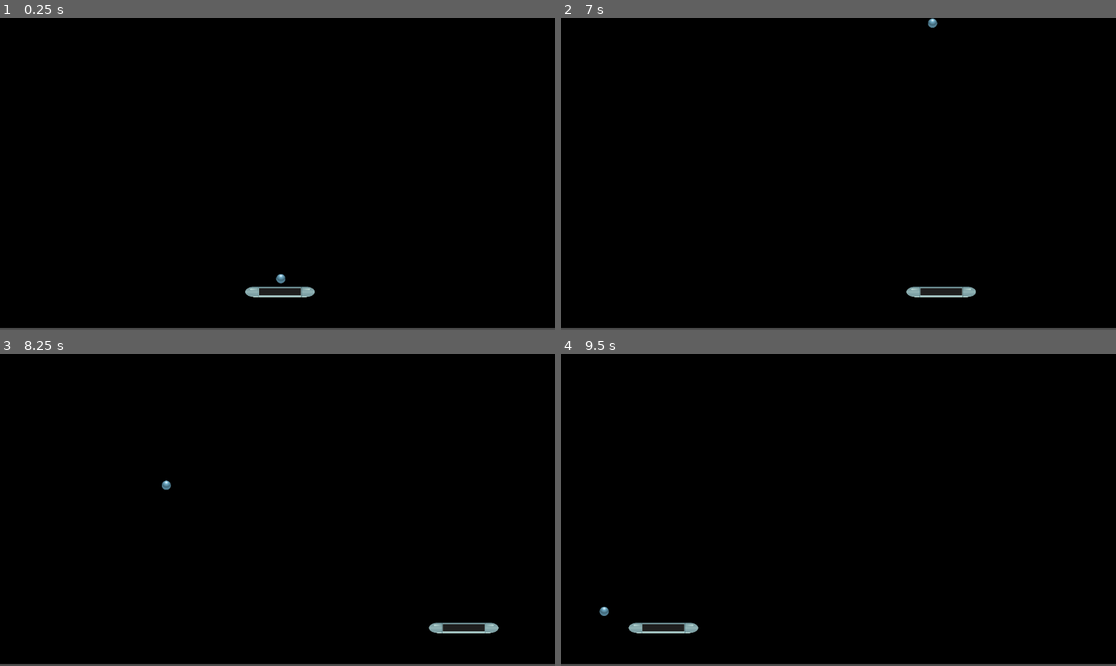
Above: before the commit, frames 1-4 (two rows, left to right).
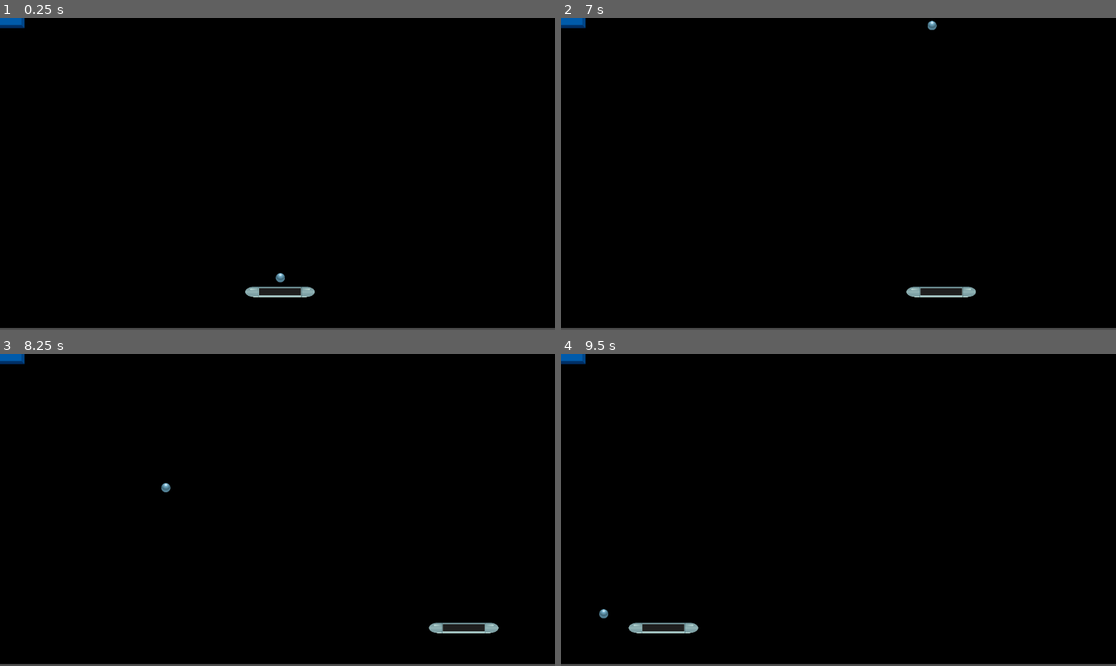
Above: after the commit, the same moments.

Repository: LMem001/Breakout
Game: Godot game, scene res://Scenes/breakout.tscn
The game is run twice, just before and just after one commit, with the same random seed, the same clock (stepped at 60 frames per second) and the same inputs.
Inputs:
- Up to frame 1 (0.25 s): no input
- Up to frame 2 (7 s): tap Enter at 0.5 s; hold Right (move_right) 0.53-1.28 s; hold Space (start_game) 0.53-1.28 s; hold Left (move_left) 1.28-2.03 s; tap Space (start_game) every 1.5 s from 1.35 to 5.85 s; hold Space (start_game) 2.03-2.78 s; hold Right (move_right) 2.03-3.53 s; hold Space (start_game) 3.53-4.28 s; hold Left (move_left) 3.53-5.78 s; hold Space (start_game) 5.03-5.78 s; hold Right (move_right) from 5.78 s (still down); hold Space (start_game) from 6.53 s (still down)
- Up to frame 3 (8.25 s): release Space (start_game) at 7.28 s; tap Space (start_game) at 7.35 s; release Right (move_right) at 8.03 s; hold Left (move_left) from 8.03 s (still down); hold Space (start_game) from 8.03 s (still down)
- Up to frame 4 (9.5 s): keep holding Left (move_left); release Space (start_game) at 8.78 s; tap Space (start_game) at 8.85 s

The runs differ from the first frame. In frame 1, 0.2% of the frame differs, in the area x 0-52%, y 0-86%; in frame 2, 0.2%, in the area x 0-68%, y 0-5%; in frame 3, 0.2%; in frame 4, 0.2%.

Commit message:
added ball anchor and ball reset

Diff:
--- a/Scenes/ball.gd
+++ b/Scenes/ball.gd
@@ -1,49 +1,48 @@
 extends Area2D
 
+@export var Player : NodePath  # Path to the paddle node
+var paddle_node : Node2D
+var ball_anchor : Node2D
 var velocity = Vector2(0, 0)
-var initial_position = Vector2()
 var body_coll
 var x_direction = 230
 var speed = 200
 var lastHitPlayer
+var is_attached : bool = true # attach ball to player
+var start_offset : Vector2 = Vector2(0, -30)
 
 func _physics_process(delta):
 	# Move
 	position += velocity * delta
 
 func _ready():
-	initial_position = position
+	paddle_node = get_node("/root/Breakout/Player")  # Get the paddle node
+	ball_anchor = paddle_node.get_node("BallAnchor")  # Get the BallAnchor node
 	set_process_unhandled_input(true)
 
 func _process(delta):
 	# Move the ball if the vector is not 0
+	if is_attached:
+		# Position the ball at the BallAnchor position
+		position = ball_anchor.global_position + start_offset
 	if velocity != Vector2(0, 0):
 		position += velocity * delta
 
 func _unhandled_input(event):
 	# Verifica se il tasto "start_game" è premuto e la velocità è zero
-	if event.is_action_pressed("start_game") and velocity == Vector2(0, 0):
+	if event.is_action_pressed("start_game") and is_attached:
 		start_game()
 
 func start_game():
 	# set velocity
+	is_attached = false  # Detach the ball from the paddle
 	velocity = Vector2(x_direction, -230).normalized() * speed
 	print("Gioco iniziato con velocità: ", velocity)
 
-func reset_ball(direction):
+func reset_ball():
 	# Reset Ball
-	set_x_direction(direction)
-	position = initial_position
 	velocity = Vector2(0, 0)
-
-# var direction: String left or right
-func set_x_direction(direction):
-	# Reset Ball
-	if direction == "right":
-		x_direction = 230
-	else:
-		x_direction = -230
-
+	is_attached = true
 
 func _on_body_entered(body):
 	lastHitPlayer = false
@@ -59,6 +58,7 @@
 		# Invert ball y direction
 		velocity.y = -velocity.y
 
+# manages the collisions with the different parts of the paddle
 func _on_area_entered(area):
 	var area_coll = area.name
 	var inverty = -velocity.y
--- /dev/null
+++ b/Scenes/breakout.gd
@@ -0,0 +1,8 @@
+extends Node2D
+
+
+func _on_pit_area_entered(area):
+	%ResetTimer.start()
+
+func _on_reset_timer_timeout():
+	%Ball.reset_ball()
--- a/Scenes/breakout.tscn
+++ b/Scenes/breakout.tscn
@@ -1,7 +1,9 @@
-[gd_scene load_steps=7 format=3 uid="uid://ds1q62ex8xr17"]
+[gd_scene load_steps=9 format=3 uid="uid://ds1q62ex8xr17"]
 
+[ext_resource type="Script" path="res://Scenes/breakout.gd" id="1_5osuv"]
 [ext_resource type="PackedScene" uid="uid://di6wl3o6882ks" path="res://Scenes/player.tscn" id="1_kiknj"]
 [ext_resource type="PackedScene" uid="uid://dudc7nau5a6oo" path="res://Scenes/ball.tscn" id="2_6jtgm"]
+[ext_resource type="PackedScene" uid="uid://cd0uxy0no712d" path="res://Scenes/brick.tscn" id="3_11jse"]
 
 [sub_resource type="RectangleShape2D" id="RectangleShape2D_e54ui"]
 size = Vector2(1152, 19)
@@ -16,6 +18,7 @@
 size = Vector2(1201, 63)
 
 [node name="Breakout" type="Node2D"]
+script = ExtResource("1_5osuv")
 
 [node name="Stage" type="CanvasLayer" parent="."]
 layer = -128
@@ -53,5 +56,26 @@
 [node name="Player" parent="." instance=ExtResource("1_kiknj")]
 position = Vector2(582, 569)
 
+[node name="BallAnchor" type="Node2D" parent="Player"]
+unique_name_in_owner = true
+
 [node name="Ball" parent="." instance=ExtResource("2_6jtgm")]
+unique_name_in_owner = true
 position = Vector2(583, 541)
+
+[node name="GridContainer" type="GridContainer" parent="."]
+custom_minimum_size = Vector2(40, 40)
+offset_left = 3.0
+offset_top = 5.0
+offset_right = 1151.0
+offset_bottom = 147.0
+size_flags_stretch_ratio = 0.0
+
+[node name="Brick" parent="GridContainer" instance=ExtResource("3_11jse")]
+
+[node name="ResetTimer" type="Timer" parent="."]
+unique_name_in_owner = true
+one_shot = true
+
+[connection signal="area_entered" from="Stage/Pit" to="." method="_on_pit_area_entered"]
+[connection signal="timeout" from="ResetTimer" to="." method="_on_reset_timer_timeout"]
--- /dev/null
+++ b/Scenes/brick.tscn
@@ -0,0 +1,26 @@
+[gd_scene load_steps=3 format=3 uid="uid://cd0uxy0no712d"]
+
+[ext_resource type="Texture2D" uid="uid://dc3m42vvp72wb" path="res://images/brick_blue.png" id="1_ggpod"]
+
+[sub_resource type="RectangleShape2D" id="RectangleShape2D_3pg0a"]
+size = Vector2(96, 32)
+
+[node name="Brick" type="StaticBody2D"]
+
+[node name="CollisionShape2D" type="CollisionShape2D" parent="."]
+shape = SubResource("RectangleShape2D_3pg0a")
+
+[node name="Control" type="Control" parent="."]
+layout_mode = 3
+anchors_preset = 0
+offset_left = -48.0
+offset_top = -16.0
+offset_right = 48.0
+offset_bottom = 16.0
+
+[node name="TextureRect" type="TextureRect" parent="Control"]
+layout_mode = 0
+offset_right = 96.0
+offset_bottom = 32.0
+texture = ExtResource("1_ggpod")
+stretch_mode = 5
